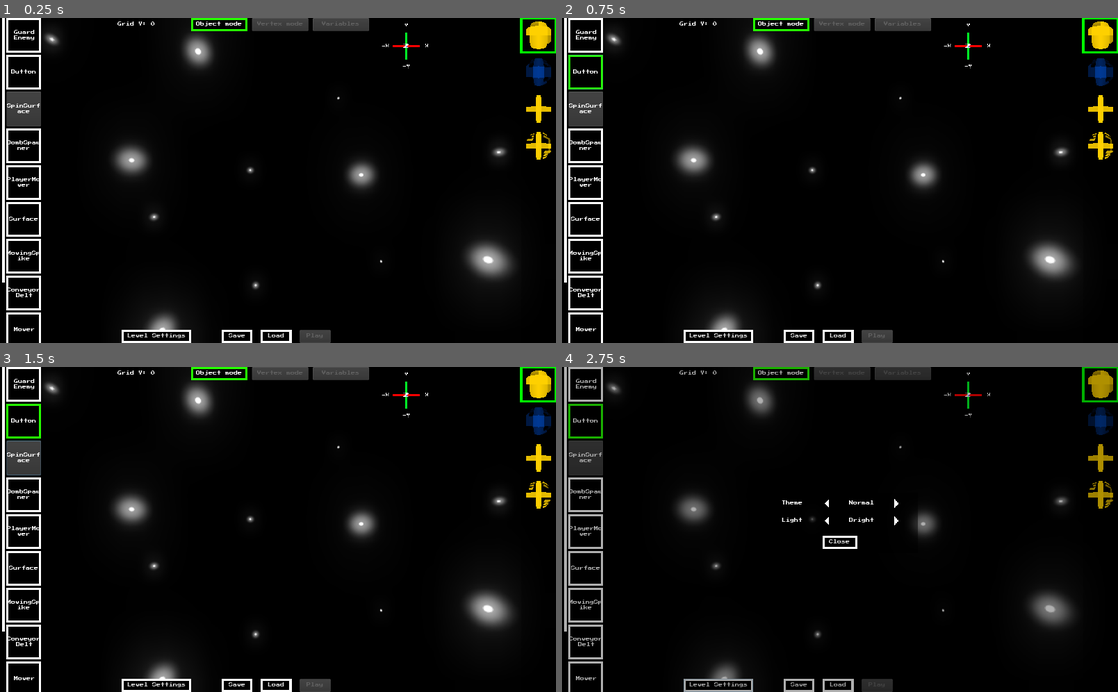
Above: before the commit, frames 1-4 (two rows, left to right).
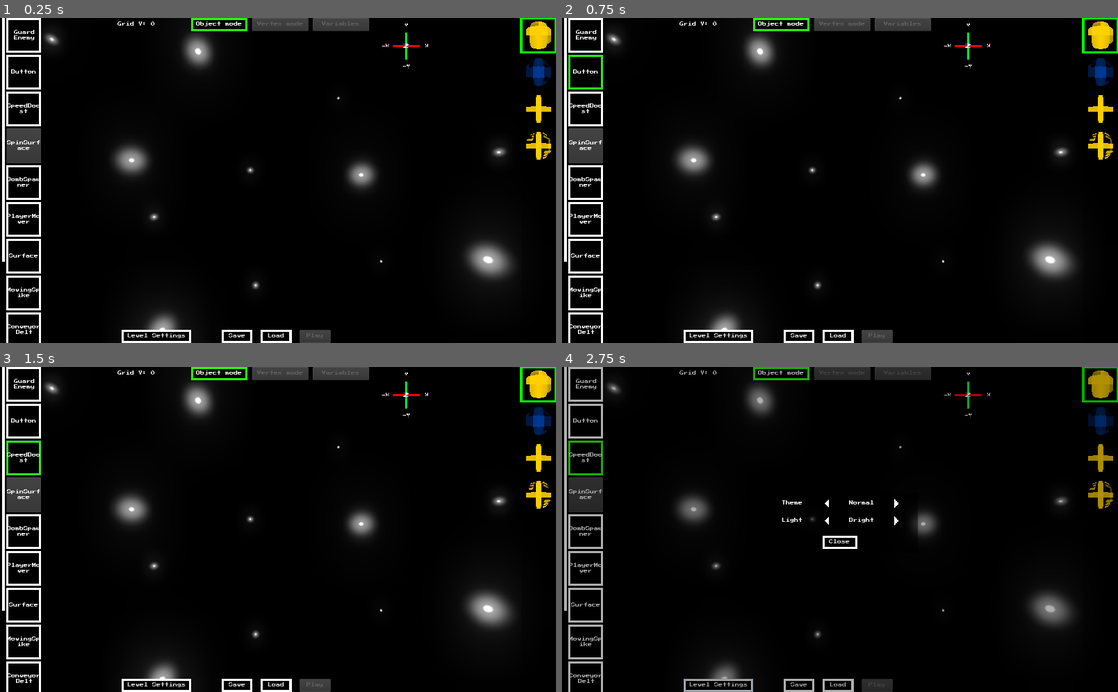
Above: after the commit, the same moments.

Repository: omthegg/WillYouHuman
Game: Godot game, scene res://source/LevelEditor/LevelEditor.tscn
Same seed, same stepped clock (60 frames per second), same inputs: the game is played once before the commit and once after it. This scene is started directly instead of the project's main scene. Sound files missing from this copy of the repository are replaced by a short silence.
Inputs (mouse positions are in pixels of both pictures, inside the frame that each line leads up to):
- Up to frame 1 (0.25 s): no input
- Up to frame 2 (0.75 s): click "Button" at 0.5 s
- Up to frame 3 (1.5 s): click (22, 458) at 1.25 s, where only the run after the commit has a clickable "SpeedBoost"
- Up to frame 4 (2.75 s): click "Level Settings" at 2 s

The runs differ from the first frame. In frame 1, 1.7% of the frame differs, in the area x 0-8%, y 22-98%; in frame 2, 1.7%; in frame 3, 1.8%, in the area x 0-8%, y 11-98%; in frame 4, 1.8%.

Commit message:
Added speedboost to level editor

Diff:
--- a/source/LevelEditor/LevelEditor.gd
+++ b/source/LevelEditor/LevelEditor.gd
@@ -33,6 +33,7 @@
 onready var save_file_dialog = $UI/SaveFileDialog
 onready var load_file_dialog = $UI/LoadFileDialog
 onready var level_settings = $UI/LevelSettings
+onready var level_settings_color_rect = $UI/LevelSettings/ColorRect
 onready var level_settings_theme_label = $UI/LevelSettings/ThemeLabel
 onready var level_settings_light_label = $UI/LevelSettings/LightLabel
 onready var level_settings_theme_switch = $UI/LevelSettings/ThemeMultiOptionSwitch
@@ -899,10 +900,12 @@
 
 func _on_LevelSettingsButton_pressed():
 	level_settings.show()
+	level_settings_color_rect.show()
 
 
 func _on_LevelSettingsCloseButton_pressed():
 	level_settings.hide()
+	level_settings_color_rect.hide()
 
 
 func _on_ThemeMultiOptionSwitch_value_changed(new_value):
--- a/source/LevelEditor/LevelEditor.tscn
+++ b/source/LevelEditor/LevelEditor.tscn
@@ -525,7 +525,7 @@
 access = 2
 filters = PoolStringArray( "*.tscn ; Godot Scene File" )
 
-[node name="LevelSettingsButton" type="Button" parent="UI"]
+[node name="LevelSettingsButton" type="Button" parent="UI" groups=["EditorButton"]]
 anchor_left = 0.219
 anchor_top = 0.96
 anchor_right = 0.344
@@ -540,16 +540,19 @@
 
 [node name="LevelSettings" type="Control" parent="UI"]
 visible = false
+anchor_right = 1.0
+anchor_bottom = 1.0
 margin_left = 368.0
 margin_top = 232.0
-margin_right = 656.0
-margin_bottom = 344.0
+margin_right = -368.0
+margin_bottom = -256.0
 
 [node name="ColorRect" type="ColorRect" parent="UI/LevelSettings" groups=["EditorPanel"]]
+visible = false
 margin_left = -368.0
 margin_top = -232.0
-margin_right = 656.0
-margin_bottom = 368.0
+margin_right = 1038.0
+margin_bottom = 592.0
 color = Color( 0, 0, 0, 0.309804 )
 
 [node name="Panel" type="Panel" parent="UI/LevelSettings"]
@@ -582,10 +585,14 @@
 text = "Light"
 
 [node name="CloseButton" type="Button" parent="UI/LevelSettings"]
-margin_left = 112.0
-margin_top = 80.0
-margin_right = 176.0
-margin_bottom = 104.0
+anchor_left = 0.389
+anchor_top = 0.714
+anchor_right = 0.611
+anchor_bottom = 0.929
+margin_left = -0.0320053
+margin_top = 0.0319977
+margin_right = 0.0319977
+margin_bottom = -0.0480042
 custom_fonts/font = SubResource( 37 )
 custom_styles/hover = ExtResource( 7 )
 custom_styles/pressed = ExtResource( 8 )
@@ -593,20 +600,28 @@
 text = "Close"
 
 [node name="ThemeLabel" type="Label" parent="UI/LevelSettings"]
-margin_left = 24.0
-margin_top = 8.0
-margin_right = 88.0
-margin_bottom = 32.0
+anchor_left = 0.083
+anchor_top = 0.071
+anchor_right = 0.306
+anchor_bottom = 0.286
+margin_left = 0.0959988
+margin_top = 0.0479999
+margin_right = -0.128006
+margin_bottom = -0.0320015
 custom_fonts/font = SubResource( 38 )
 text = "Theme"
 align = 1
 valign = 1
 
 [node name="LightLabel" type="Label" parent="UI/LevelSettings"]
-margin_left = 24.0
-margin_top = 40.0
-margin_right = 88.0
-margin_bottom = 64.0
+anchor_left = 0.083
+anchor_top = 0.357
+anchor_right = 0.306
+anchor_bottom = 0.571
+margin_left = 0.0959988
+margin_top = 0.0159988
+margin_right = -0.128006
+margin_bottom = 0.0479965
 custom_fonts/font = SubResource( 38 )
 text = "Light"
 align = 1
--- /dev/null
+++ b/source/LevelEditor/Templates/SpeedBoost.tres
@@ -0,0 +1,16 @@
+[gd_resource type="Resource" load_steps=3 format=2]
+
+[ext_resource path="res://source/LevelEditor/LevelEditorTemplate.gd" type="Script" id=1]
+[ext_resource path="res://source/speedboost/SpeedBoost.tscn" type="PackedScene" id=2]
+
+[resource]
+script = ExtResource( 1 )
+name = "SpeedBoost"
+scene = ExtResource( 2 )
+spawn_using_entity_spawner = false
+entity_spawner_color = Color( 1, 1, 1, 1 )
+entity_spawner_offset = Vector3( 0, 0, 0 )
+rotation_step = 0
+y_rotation_only = false
+enabled = true
+editable_variables = PoolStringArray(  )
--- a/source/maps/TestMap.tscn
+++ b/source/maps/TestMap.tscn
@@ -346,19 +346,19 @@
 material = ExtResource( 22 )
 
 [node name="SpeedBoost" parent="." instance=ExtResource( 7 )]
-transform = Transform( 1, 0, 0, 0, 1, 0, 0, 0, 1, -18.65, 5.75, 4 )
+transform = Transform( 1, 0, 0, 0, 1, 0, 0, 0, 1, -18.65, 5, 4 )
 
 [node name="SpeedBoost2" parent="." instance=ExtResource( 7 )]
-transform = Transform( 0.258819, 0, -0.965926, 0, 1, 0, 0.965926, 0, 0.258819, 2.29883, 15.05, -92.4472 )
+transform = Transform( 1, 0, 0, 0, 1, 0, 0, 0, 1, 2.299, 14.4, -92.447 )
 
 [node name="SpeedBoost4" parent="." instance=ExtResource( 7 )]
-transform = Transform( -1, 0, 1.50996e-07, 0, 1, 0, -1.50996e-07, 0, -1, -71.1598, 18.15, -72.764 )
+transform = Transform( 1, 0, 0, 0, 1, 0, 0, 0, 1, -71.16, 17.4, -72.764 )
 
 [node name="SpeedBoost5" parent="." instance=ExtResource( 7 )]
-transform = Transform( -1, 0, 1.50996e-07, 0, 1, 0, -1.50996e-07, 0, -1, -51.5598, 18.15, 76.186 )
+transform = Transform( 1, 0, 0, 0, 1, 0, 0, 0, 1, -51.56, 17.4, 76.186 )
 
 [node name="SpeedBoost3" parent="." instance=ExtResource( 7 )]
-transform = Transform( -4.37114e-08, 0, 1, 0, 1, 0, -1, 0, -4.37114e-08, 32.7036, 26.25, 17.0172 )
+transform = Transform( -4.37114e-08, 0, 1, 0, 1, 0, -1, 0, -4.37114e-08, 32.704, 25.6, 17.017 )
 
 [node name="Camera" type="Camera" parent="."]
 transform = Transform( -0.5, 0.224144, -0.836516, 0, 0.965926, 0.258819, 0.866025, 0.12941, -0.482963, -26.9065, 13.6462, -20.3318 )
--- a/source/speedboost/SpeedBoost.gd
+++ b/source/speedboost/SpeedBoost.gd
@@ -1,39 +1,46 @@
-extends Spatial
+extends StaticBody
+
+onready var animation_player = $AnimationPlayer
+onready var sprite3d = $Sprite3D
+onready var area_collisionshape = $Area/CollisionShape
+onready var refresh_timer = $RefreshTimer
 
 var used = false
 
 func _ready():
-	$AnimationPlayer.play("hover")
+	animation_player.play("hover")
+	if !Global.editing_level:
+		$CollisionShape.disabled = true
 
 
 func _physics_process(_delta):
 	if Global.player:
 		var lookat = Global.player.global_transform.origin
 		lookat.y = global_transform.origin.y
-		$Sprite3D.look_at(lookat, Vector3.UP)
-		$Sprite3D.rotation_degrees.x = 70
+		sprite3d.look_at(lookat, Vector3.UP)
+		sprite3d.rotation_degrees.x = 70
 
 
 func _on_AnimationPlayer_animation_finished(anim_name):
-	if $Sprite3D.visible:
-		$AnimationPlayer.play("hover")
+	if sprite3d.visible:
+		animation_player.play("hover")
 
 	if anim_name == 'refresh':
 		if used:
-			$Area/CollisionShape.set_deferred('disabled', true)
-			$Sprite3D.hide()
+			area_collisionshape.set_deferred('disabled', true)
+			sprite3d.hide()
 
 
 func _on_Area_body_entered(body):
 	if body.is_in_group("Player"):
 		body.speed_multiplier = 1.4
 		body.SpeedBoostTimer.start()
-		$AnimationPlayer.play_backwards("refresh")
-		$RefreshTimer.start()
+		animation_player.play_backwards("refresh")
+		refresh_timer.start()
 		used = true
 
 
 func _on_RefreshTimer_timeout():
-	$Area/CollisionShape.set_deferred('disabled', false)
-	$AnimationPlayer.play("refresh")
+	area_collisionshape.set_deferred('disabled', false)
+	animation_player.play("refresh")
 	used = false
--- a/source/speedboost/SpeedBoost.tscn
+++ b/source/speedboost/SpeedBoost.tscn
@@ -44,18 +44,6 @@
 
 [sub_resource type="Animation" id=2]
 resource_name = "hover"
-tracks/0/type = "value"
-tracks/0/path = NodePath("Sprite3D:translation:y")
-tracks/0/interp = 1
-tracks/0/loop_wrap = true
-tracks/0/imported = false
-tracks/0/enabled = true
-tracks/0/keys = {
-"times": PoolRealArray( 0, 0.5, 1 ),
-"transitions": PoolRealArray( 0.5, 2, 0.5 ),
-"update": 0,
-"values": [ 0.0, 0.15, 0.0 ]
-}
 
 [sub_resource type="Animation" id=4]
 resource_name = "refresh"
@@ -98,22 +86,133 @@
 "values": [ false, true ]
 }
 
+[sub_resource type="Animation" id=5]
+length = 0.001
+tracks/0/type = "value"
+tracks/0/path = NodePath("Sprite3D:translation")
+tracks/0/interp = 1
+tracks/0/loop_wrap = true
+tracks/0/imported = false
+tracks/0/enabled = true
+tracks/0/keys = {
+"times": PoolRealArray( 0 ),
+"transitions": PoolRealArray( 1 ),
+"update": 0,
+"values": [ Vector3( 0, 0.75, 0 ) ]
+}
+tracks/1/type = "value"
+tracks/1/path = NodePath("Sprite3D:visible")
+tracks/1/interp = 1
+tracks/1/loop_wrap = true
+tracks/1/imported = false
+tracks/1/enabled = true
+tracks/1/keys = {
+"times": PoolRealArray( 0 ),
+"transitions": PoolRealArray( 1 ),
+"update": 0,
+"values": [ true ]
+}
+tracks/2/type = "value"
+tracks/2/path = NodePath("Sprite3D:scale")
+tracks/2/interp = 1
+tracks/2/loop_wrap = true
+tracks/2/imported = false
+tracks/2/enabled = true
+tracks/2/keys = {
+"times": PoolRealArray( 0 ),
+"transitions": PoolRealArray( 1 ),
+"update": 0,
+"values": [ Vector3( 8, 8, 8 ) ]
+}
+
+[sub_resource type="Animation" id=6]
+resource_name = "hover"
+tracks/0/type = "value"
+tracks/0/path = NodePath("Sprite3D:translation")
+tracks/0/interp = 1
+tracks/0/loop_wrap = true
+tracks/0/imported = false
+tracks/0/enabled = true
+tracks/0/keys = {
+"times": PoolRealArray( 0, 0.5, 1 ),
+"transitions": PoolRealArray( 1, 2, 0.5 ),
+"update": 0,
+"values": [ Vector3( 0, 0.75, 0 ), Vector3( 0, 0.9, 0 ), Vector3( 0, 0.75, 0 ) ]
+}
+
+[sub_resource type="Animation" id=7]
+resource_name = "refresh"
+length = 0.3
+step = 0.01
+tracks/0/type = "value"
+tracks/0/path = NodePath("Sprite3D:visible")
+tracks/0/interp = 1
+tracks/0/loop_wrap = true
+tracks/0/imported = false
+tracks/0/enabled = true
+tracks/0/keys = {
+"times": PoolRealArray( 0, 0.01 ),
+"transitions": PoolRealArray( 1, 1 ),
+"update": 1,
+"values": [ false, true ]
+}
+tracks/1/type = "value"
+tracks/1/path = NodePath("Sprite3D:scale")
+tracks/1/interp = 1
+tracks/1/loop_wrap = true
+tracks/1/imported = false
+tracks/1/enabled = true
+tracks/1/keys = {
+"times": PoolRealArray( 0.01, 0.3 ),
+"transitions": PoolRealArray( 0.5, 1 ),
+"update": 0,
+"values": [ Vector3( 0.001, 0.001, 0.001 ), Vector3( 8, 8, 8 ) ]
+}
+tracks/2/type = "value"
+tracks/2/path = NodePath("Sprite3D:translation")
+tracks/2/interp = 1
+tracks/2/loop_wrap = true
+tracks/2/imported = false
+tracks/2/enabled = true
+tracks/2/keys = {
+"times": PoolRealArray( 0.01 ),
+"transitions": PoolRealArray( 1 ),
+"update": 0,
+"values": [ Vector3( 0, 0.75, 0 ) ]
+}
+
 [sub_resource type="BoxShape" id=3]
 extents = Vector3( 2, 1.25, 2 )
 
-[node name="SpeedBoost" type="Spatial"]
+[sub_resource type="BoxShape" id=8]
+extents = Vector3( 2, 1.25, 2 )
+
+[sub_resource type="CubeMesh" id=9]
+size = Vector3( 3.975, 2.5, 3.975 )
+
+[sub_resource type="SpatialMaterial" id=10]
+flags_unshaded = true
+
+[node name="SpeedBoost" type="StaticBody"]
 script = ExtResource( 1 )
 
 [node name="Sprite3D" type="Sprite3D" parent="."]
-transform = Transform( 8, 0, 0, 0, 2.73616, 7.51754, 0, -7.51754, 2.73616, 0, 0, 0 )
+transform = Transform( 8, 0, 0, 0, 2.73616, 7.51754, 0, -7.51754, 2.73616, 0, 0.75, 0 )
 texture = ExtResource( 2 )
 
-[node name="AnimationPlayer" type="AnimationPlayer" parent="."]
+[node name="AnimationPlayer2" type="AnimationPlayer" parent="."]
+root_node = NodePath("")
 anims/RESET = SubResource( 1 )
 anims/hover = SubResource( 2 )
 anims/refresh = SubResource( 4 )
 
+[node name="AnimationPlayer" type="AnimationPlayer" parent="."]
+anims/RESET = SubResource( 5 )
+anims/hover = SubResource( 6 )
+anims/refresh = SubResource( 7 )
+
 [node name="Area" type="Area" parent="."]
+transform = Transform( 1, 0, 0, 0, 1, 0, 0, 0, 1, 0, 0.75, 0 )
 
 [node name="CollisionShape" type="CollisionShape" parent="Area"]
 transform = Transform( 1, 0, 0, 0, 1, 0, 0, 0, 1, 0, 0.5, 0 )
@@ -123,6 +222,16 @@
 wait_time = 15.0
 one_shot = true
 
+[node name="CollisionShape" type="CollisionShape" parent="."]
+transform = Transform( 1, 0, 0, 0, 1, 0, 0, 0, 1, 0, 1.25, 0 )
+shape = SubResource( 8 )
+
+[node name="MeshInstance" type="MeshInstance" parent="."]
+transform = Transform( 1, 0, 0, 0, 1, 0, 0, 0, 1, 0, 1.25, 0 )
+visible = false
+mesh = SubResource( 9 )
+material/0 = SubResource( 10 )
+
 [connection signal="animation_finished" from="AnimationPlayer" to="." method="_on_AnimationPlayer_animation_finished"]
 [connection signal="body_entered" from="Area" to="." method="_on_Area_body_entered"]
 [connection signal="timeout" from="RefreshTimer" to="." method="_on_RefreshTimer_timeout"]
Not shown: 1 places in source/speedboost/SpeedBoost.tscn that only renumber resources
